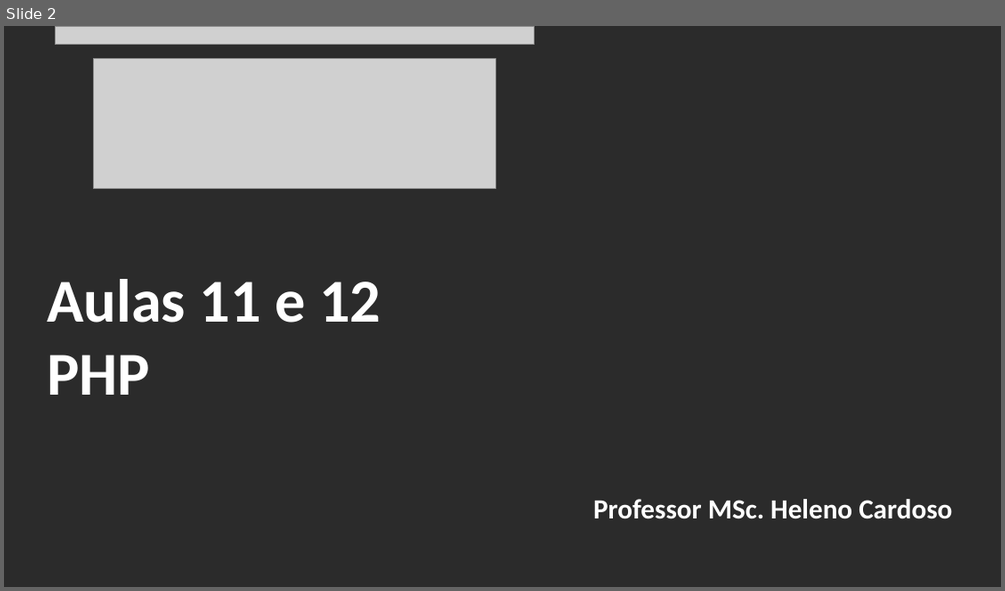
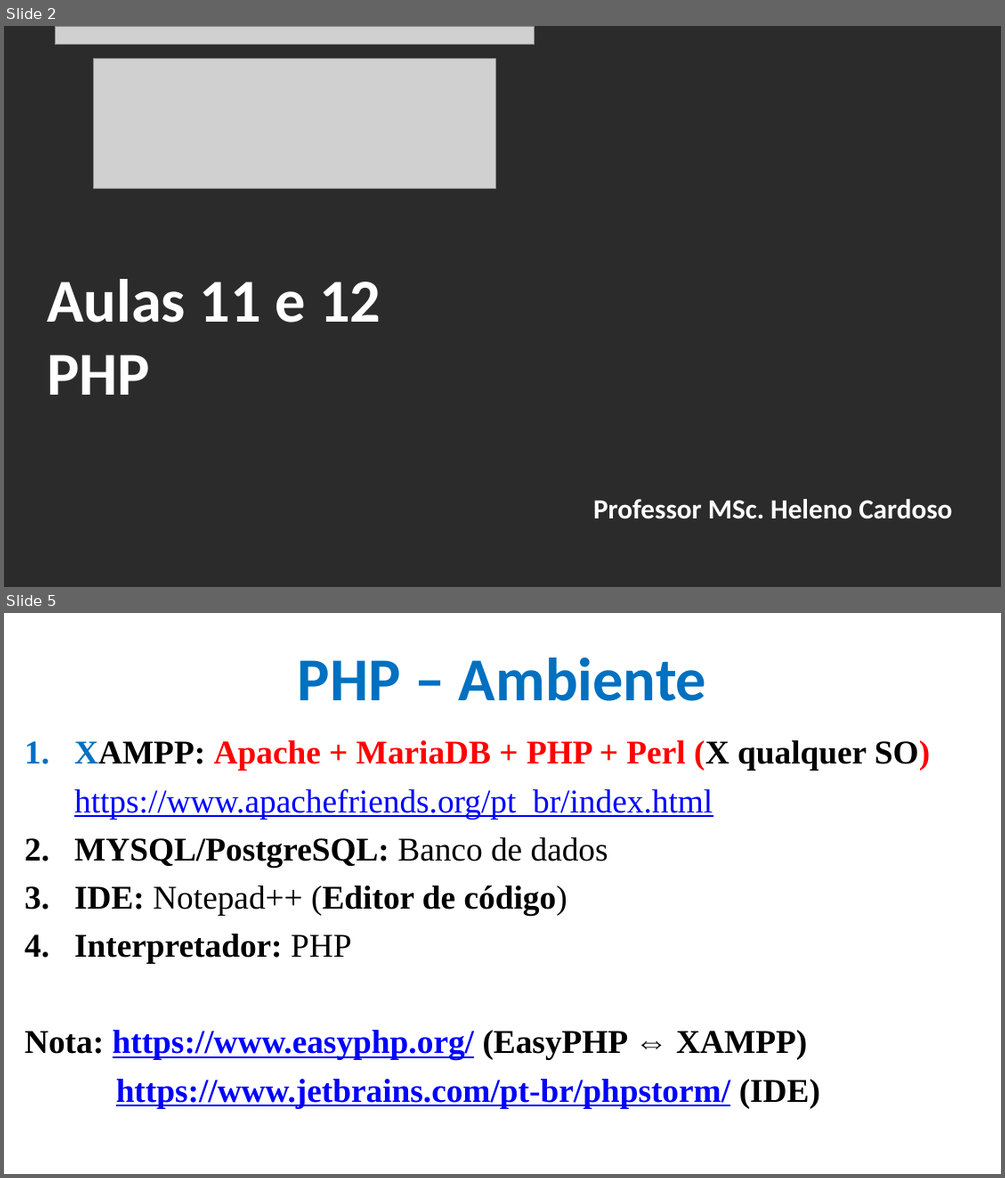
Before and after one commit to CloudEducationBrazil/WydenDesenvolvimentoWebPHP, a slide deck: 01 Classes/Aula 11 e 12 Desenvolvimento Web PHP - PHP.pptx. Shown one above the other, each under a label of ours: slide 2 before the commit, slides 2 and 5 after it; the slides between them are not shown. The pictures are 1005x591 and 1005x1178 pixels, drawn with LibreOffice and Linux fonts; fonts in the diff are those of the drawing; grey boxes stand for pictures; background and template pictures are left out; a plain dark background stands for a picture behind light text. Boxes give left, top, right and bottom in pixels: in the first picture for what was removed or moved away, otherwise in the second. Text is boxed around its words. In the diff, an @@ line names an element or a change of style, - is before the commit and + after.

```diff
--- a/01 Classes/Aula 11 e 12 Desenvolvimento Web PHP - PHP.pptx
+++ b/01 Classes/Aula 11 e 12 Desenvolvimento Web PHP - PHP.pptx
@@ slide 5 added at (x1=4, y1=613, x2=1001, y2=1174), background picture (left out) @@
@@ title added at (x1=298, y1=657, x2=706, y2=701), 44 pt, text #0070C0, bold @@
+PHP – Ambiente
@@ text added at (x1=24, y1=740, x2=930, y2=1108), 24 pt, text #000000, bold @@
+1. XAMPP: Apache + MariaDB + PHP + Perl (X qualquer SO)
+https://www.apachefriends.org/pt_br/index.html
+2. MYSQL/PostgreSQL: Banco de dados
+3. IDE: Notepad++ (Editor de código)
+4. Interpretador: PHP
+Nota: https://www.easyphp.org/ (EasyPHP ⇔ XAMPP)
+https://www.jetbrains.com/pt-br/phpstorm/ (IDE)
```
Also in this commit, not shown: 10 slides changed, 14 other slides added, 1 other file.
